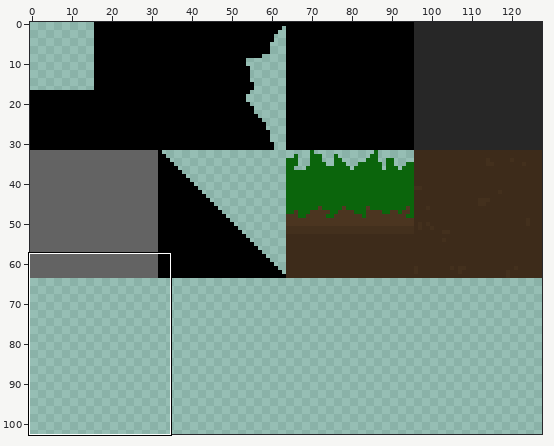
One commit to this sprite sheet: Assets/Images/Tileset/Environment.png. The picture above shows the old version from afar; the outline marks the close-up.
Close-up. Earlier state:
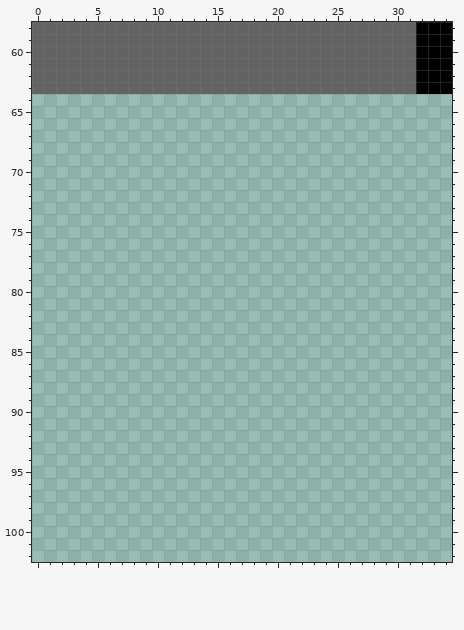
The file is 128x128 pixels. Colours within 5 levels of each other are drawn and written as one. Shown: x 0..34, y 58..102. The wide view leaves out empty margins.
After:
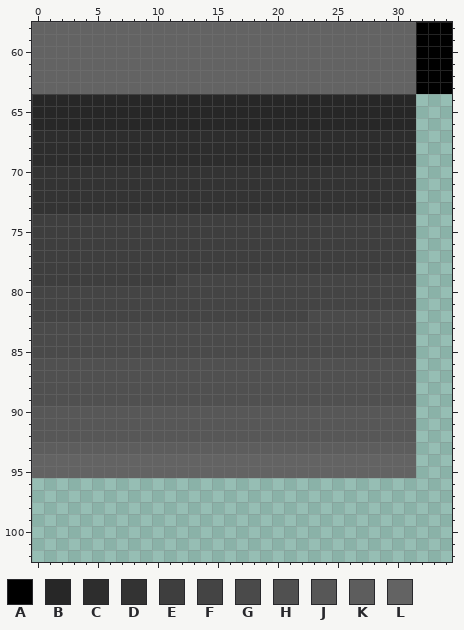
Palette (. is transparent): A #000000  B #272727  C #2d2d2d  D #333333  E #3e3e3e  F #444444  G #4a4a4a  H #505050  J #575757  K #5d5d5d  L #636363
Change:
The edit adds colour B in rows 64 to 66 at x 0 to 31.
The edit adds colour C in rows 67 to 69 at x 0 to 31.
The edit adds colour D in rows 70 to 73 at x 0 to 31.
The edit adds colour E in rows 74 to 78 at x 0 to 31; in row 79 at x 0 to 11.
The edit adds colour F in row 79 at x 12 to 31; in rows 80 to 81 at x 0 to 31; in row 82 at x 0 to 22.
The edit adds colour G in row 82 at x 23 to 31; in rows 83 to 85 at x 0 to 31.
The edit adds colour H in rows 86 to 89 at x 0 to 31.
The edit adds colour J in rows 90 to 92 at x 0 to 31.
The edit adds colour K in row 93 at x 0 to 31.
The edit adds colour L in rows 94 to 95 at x 0 to 31.
Changed places in both close-ups, as pixel boxes (x1, y1, x2, y2):
added: (32, 94, 416, 478)
